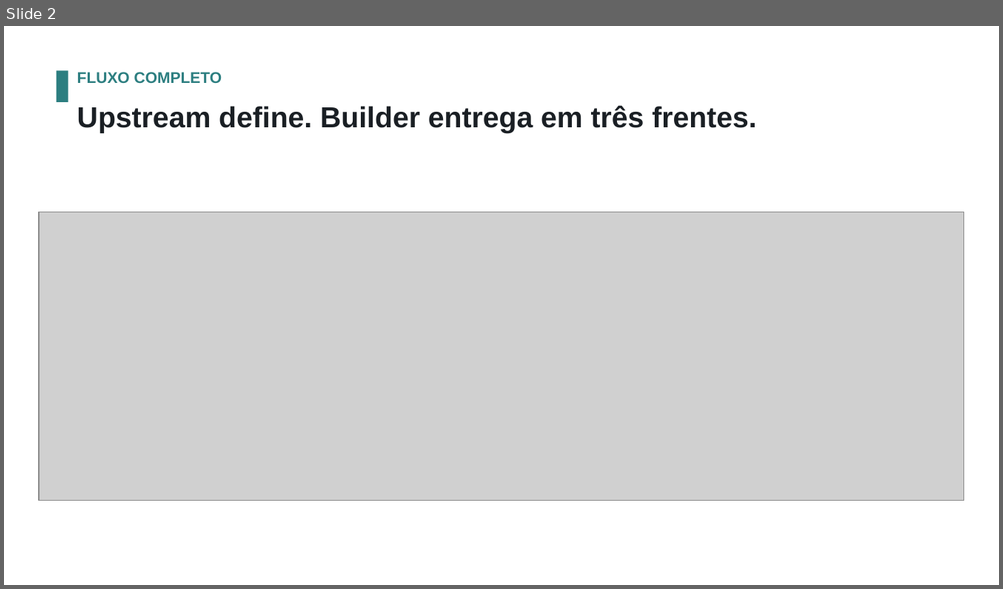
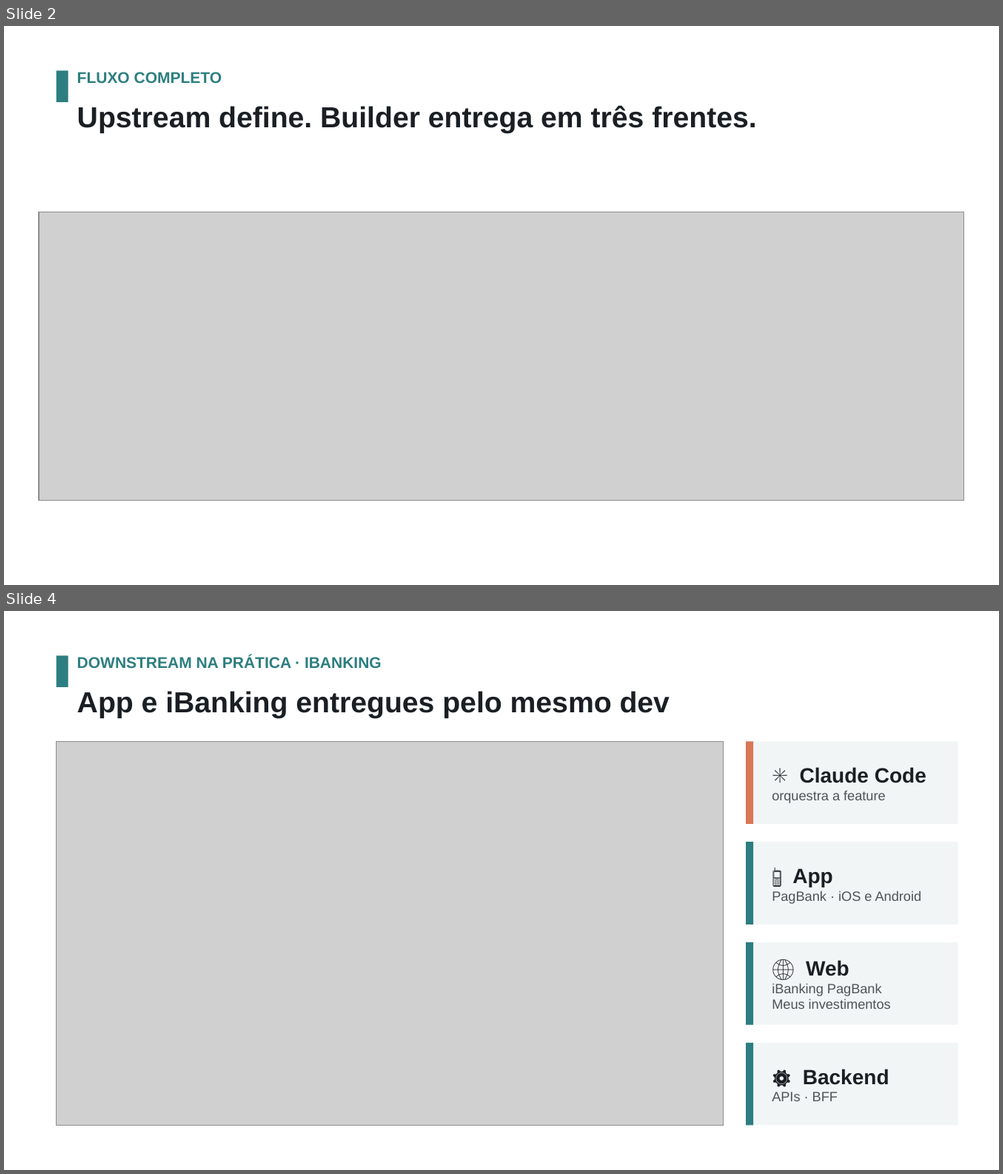
Before and after one commit to diegolirio/workflow-ai-first, a slide deck: builder.pptx. Shown one above the other, each under a label of ours: slide 2 before the commit, slides 2 and 4 after it; the slides between them are not shown. The pictures are 1003x589 and 1003x1174 pixels, drawn with LibreOffice and Linux fonts; fonts in the diff are those of the drawing; grey boxes stand for pictures; background and template pictures are left out. Boxes give left, top, right and bottom in pixels: in the first picture for what was removed or moved away, otherwise in the second. Text is boxed around its words. In the diff, an @@ line names an element or a change of style, - is before the commit and + after.

```diff
--- a/builder.pptx
+++ b/builder.pptx
@@ slide 4 added at [4, 611, 999, 1170], background picture (left out) @@
@@ rectangle added at [57, 655, 68, 687], fill #2C7E80 @@
@@ text added at [77, 656, 381, 668], 15 pt, text #2C7E80, bold @@
+DOWNSTREAM NA PRÁTICA · IBANKING
@@ text added at [77, 691, 669, 718], 28 pt, text #1A1F24, bold @@
+App e iBanking entregues pelo mesmo dev
@@ picture added at [57, 741, 723, 1126] @@
@@ rectangle added at [745, 741, 958, 824], fill #F2F5F6 @@
@@ rectangle added at [745, 741, 753, 824], fill #D97757 @@
@@ text added at [771, 767, 926, 803], 13 pt, text #4D5358 @@
+✳ Claude Code
+orquestra a feature
@@ rectangle added at [745, 843, 958, 925], fill #F2F5F6 @@
@@ rectangle added at [745, 843, 753, 925], fill #2C7E80 @@
@@ text added at [771, 869, 922, 904], 13 pt, text #4D5358 @@
+📱 App
+PagBank · iOS e Android
@@ rectangle added at [745, 943, 958, 1026], fill #F2F5F6 @@
@@ rectangle added at [745, 943, 753, 1026], fill #2C7E80 @@
@@ text added at [771, 960, 891, 1009], 13 pt, text #4D5358 @@
+🌐 Web
+iBanking PagBank
+Meus investimentos
@@ rectangle added at [745, 1043, 958, 1126], fill #F2F5F6 @@
@@ rectangle added at [745, 1043, 753, 1126], fill #2C7E80 @@
@@ text added at [771, 1069, 889, 1102], 20 pt, text #1A1F24, bold @@
+⚙️ Backend
+APIs · BFF
```
Also in this commit, not shown: 3 other slides added, 5 other files.
